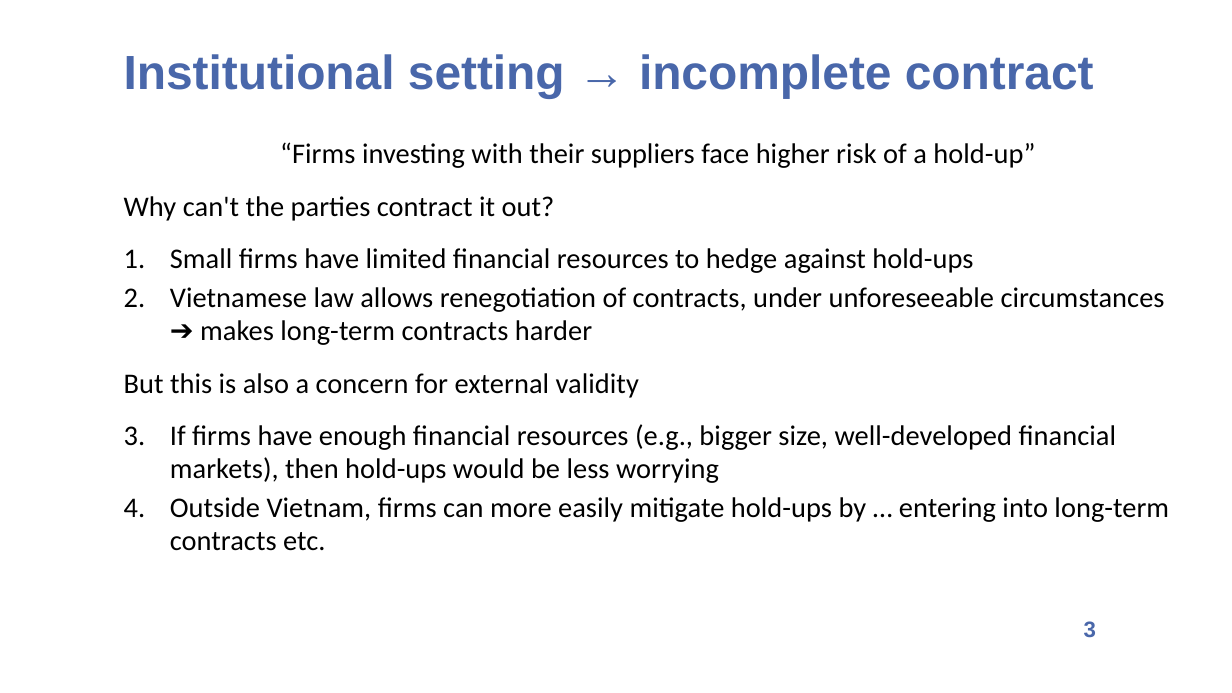
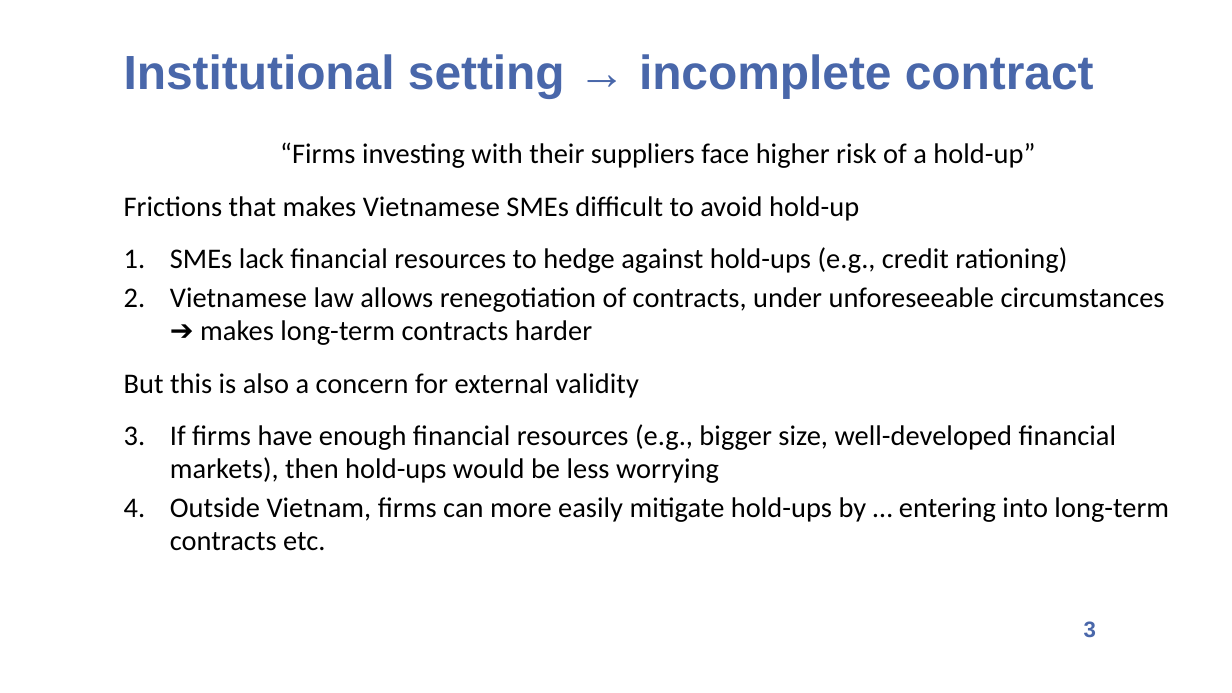
Before and after one commit to d0nghyunkang/d0nghyunkang.github.io, a slide deck: slide 3 of files/Discussion_David_8mins.pptx. Drawn at 1232x693 pixels with LibreOffice and Linux fonts; fonts in the diff are those of the drawing; background and template pictures are left out. Boxes give left, top, right and bottom in pixels: in the first picture for what was removed or moved away, otherwise in the second. Text is boxed around its words. In the diff, an @@ line names an element or a change of style, - is before the commit and + after.

```diff
--- a/files/Discussion_David_8mins.pptx
+++ b/files/Discussion_David_8mins.pptx
@@ text at bbox=[124, 196, 1067, 273]: text changed @@
-Why can't the parties contract it out?
-1. Small firms have limited financial resources to hedge against hold-ups
+Frictions that makes Vietnamese SMEs difficult to avoid hold-up
+1. SMEs lack financial resources to hedge against hold-ups (e.g., credit rationing)
```
Also in this commit, not shown: 2 other slides changed, 1 slide removed.
